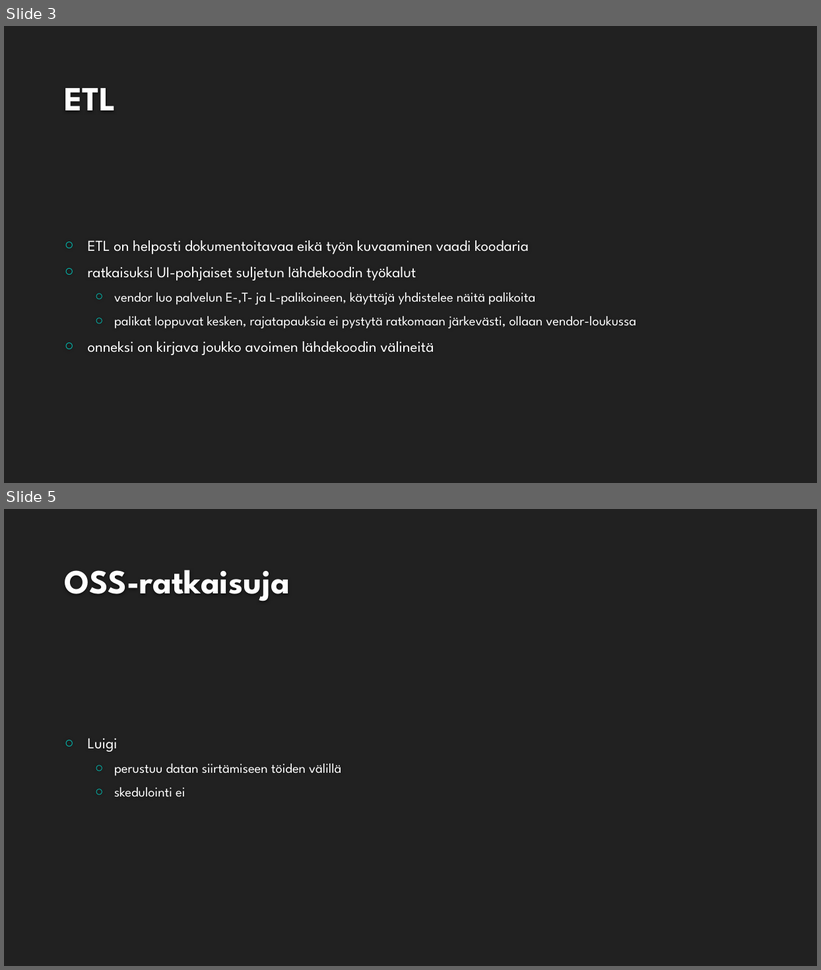
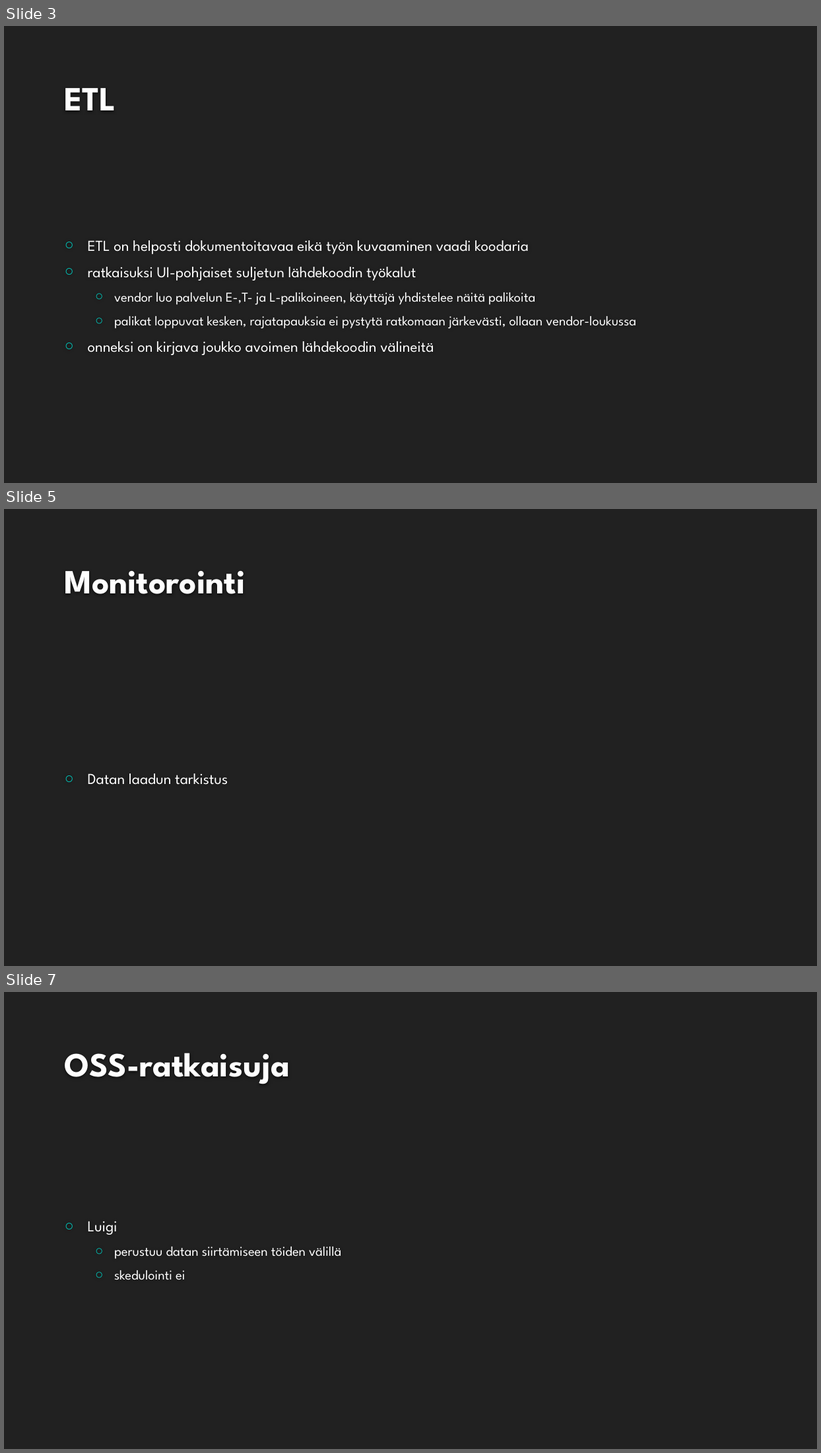
Before and after one commit to mremes/airflow-koulutus, a slide deck: presentation/Airflow_koulutus.pptx. Shown one above the other, each under a label of ours: slides 3 and 5 before the commit, slides 3, 5 and 7 after it; the slides between them are not shown. The pictures are 821x970 and 821x1453 pixels, drawn with LibreOffice and Linux fonts; fonts in the diff are those of the drawing; background and template pictures are left out. Boxes give left, top, right and bottom in pixels: in the first picture for what was removed or moved away, otherwise in the second. Text is boxed around its words. In the diff, an @@ line names an element or a change of style, - is before the commit and + after.

```diff
--- a/presentation/Airflow_koulutus.pptx
+++ b/presentation/Airflow_koulutus.pptx
@@ slide 5 added at (4,509,817,966), background #212121 @@
@@ title added at (64,571,245,594), 40 pt, text #FEFEFE, bold @@
+Monitorointi
@@ text added at (88,774,228,785), 18 pt, text #FFFFFF @@
+○ Datan laadun tarkistus
@@ what was slide 5 is now slide 7 @@
```
Also in this commit, not shown: 7 slides changed, 4 other slides added.
